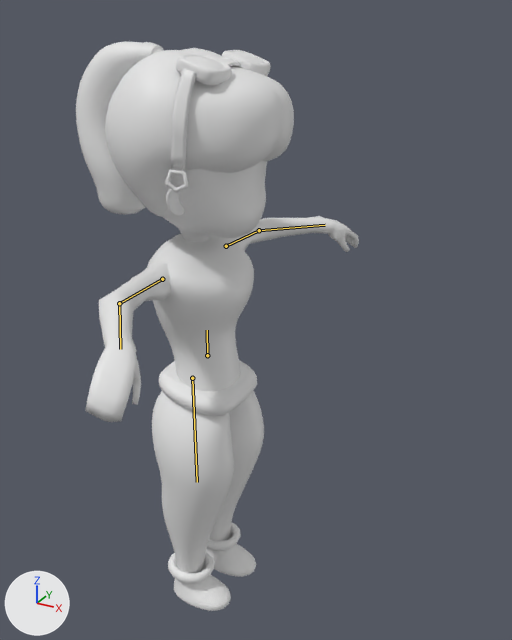
Before and after pictures for a commit that changed the FBX model Assets/WIP/Models/Characters/Abigail/Animations/Abi(Ability).fbx.
Before and after are seen from a 50 mm camera at (10.59, -16.68, 18.55) aimed at (0.9, 0.94, 9.74). The lights are fixed; the arrows at lower left show +X, +Y and +Z. The bones that change are drawn over the model as lines.

Names of what the first picture shows: 'Belt(aBI)', 'Ears(Abi)', 'Goggles', 'Hair(Abi)', 'Hair_P(Abi)', 'Head(Abi)', 'L_Arm', 'L_Leg(Abi)', 'L_Shoe(Abi)', 'R_Arm', 'R_Leg(Abi)', 'R_Shoe(Abi)', 'Torso(Abi)'.
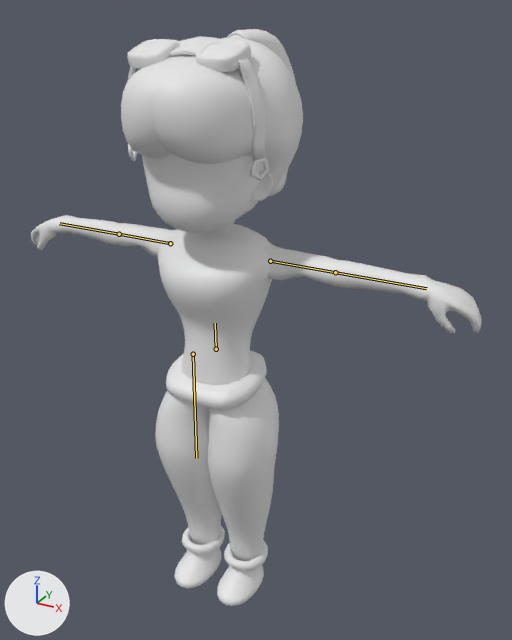
The newer file adds an action. The first version stands in its rest pose; the second is drawn at frame 1 of the action 'Armature|Armature|mixamo.com|Layer0'.

Changed parts and their boxes (x1, y1, x2, y2) in the pictures (512 x 640 px):
```json
{"object": "Hair(Abi)", "change": "posed", "before": [105, 48, 294, 217], "after": [121, 36, 303, 192], "on screen": "8% shorter"}
{"object": "Torso(Abi)", "change": "posed", "before": [147, 234, 254, 392], "after": [158, 224, 272, 385], "on screen": "6% wider"}
{"object": "L_Leg(Abi)", "change": "posed", "before": [152, 391, 234, 573], "after": [155, 390, 222, 545]}
{"object": "R_Leg(Abi)", "change": "posed", "before": [209, 391, 264, 541], "after": [208, 378, 279, 561]}
{"object": "R_Arm", "change": "posed", "before": [85, 262, 172, 422], "after": [31, 215, 179, 257], "on screen": "69% wider, 73% shorter"}
{"object": "Head(Abi)", "change": "posed", "before": [161, 161, 267, 242], "after": [142, 154, 265, 233]}
{"object": "L_Arm", "change": "posed", "before": [231, 216, 359, 252], "after": [263, 244, 481, 334]}
{"object": "Goggles", "change": "posed", "before": [165, 50, 271, 193], "after": [127, 39, 269, 181], "on screen": "34% wider"}
{"object": "Hair_P(Abi)", "change": "posed", "before": [76, 41, 164, 215], "after": [227, 29, 296, 196], "on screen": "21% narrower"}
{"object": "Belt(aBI)", "change": "posed", "before": [159, 360, 257, 416], "after": [166, 351, 267, 410]}
{"object": "R_Shoe(Abi)", "change": "posed", "before": [168, 553, 231, 611], "after": [174, 525, 225, 588], "on screen": "19% narrower, 8% taller"}
{"object": "L_Shoe(Abi)", "change": "posed", "before": [206, 523, 256, 577], "after": [217, 540, 268, 606]}
{"object": "Ears(Abi)", "change": "posed", "before": [166, 186, 184, 216], "after": [253, 171, 273, 201]}
{"bone": "mixamorig:Hips", "before": "(207, 355) to (207, 330)", "after": "(216, 349) to (215, 323)"}
{"bone": "mixamorig:LeftArm", "before": "(226, 246) to (259, 230)", "after": "(270, 261) to (335, 272)"}
{"bone": "mixamorig:LeftForeArm", "before": "(259, 230) to (325, 225)", "after": "(335, 272) to (426, 288)"}
{"bone": "mixamorig:RightArm", "before": "(162, 279) to (119, 303)", "after": "(170, 243) to (119, 234)"}
{"bone": "mixamorig:RightForeArm", "before": "(119, 303) to (120, 349)", "after": "(119, 234) to (59, 223)"}
{"bone": "mixamorig:RightUpLeg", "before": "(192, 378) to (197, 482)", "after": "(193, 354) to (196, 458)"}
```

Edits to the scene script, one JSON object a line:
```json
{"block": "bone_mixamorig_hips", "where": "bone_mixamorig_hips = bpy.data.objects['Armature'].pose.bones['mixamorig:Hips']"}
{"op": "set", "path": "bone_mixamorig_hips.location", "old": "(0.0, 0.0, 0.0)", "new": "(30.0, 30.0, -1.0)"}
{"op": "set", "path": "bone_mixamorig_hips.rotation_quaternion", "old": "(1.0, 0.0, 0.0, 0.0)", "new": "(0.707, 0.0, -0.707, 0.0)", "note": "degrees (0, 0, 0) -> degrees (0, -90, 0)"}
{"block": "bone_mixamorig_leftarm", "where": "bone_mixamorig_leftarm = bpy.data.objects['Armature'].pose.bones['mixamorig:LeftArm']  # child of 'mixamorig:LeftShoulder'"}
{"op": "set", "path": "bone_mixamorig_leftarm.rotation_quaternion", "old": "(1.0, 0.0, 0.0, 0.0)", "new": "(1.0, -0.001, 0.0, -0.024)", "note": "degrees (0, 0, 0) -> degrees (0, 0, -3)"}
{"block": "bone_mixamorig_leftforearm", "where": "bone_mixamorig_leftforearm = bpy.data.objects['Armature'].pose.bones['mixamorig:LeftForeArm']  # child of 'mixamorig:LeftArm'"}
{"op": "set", "path": "bone_mixamorig_leftforearm.rotation_quaternion", "old": "(1.0, 0.0, 0.0, 0.0)", "new": "(0.95, 0.0, 0.0, -0.314)", "note": "degrees (0, 0, 0) -> degrees (0, 0, -37)"}
{"block": "bone_mixamorig_rightarm", "where": "bone_mixamorig_rightarm = bpy.data.objects['Armature'].pose.bones['mixamorig:RightArm']  # child of 'mixamorig:RightShoulder'"}
{"op": "set", "path": "bone_mixamorig_rightarm.rotation_quaternion", "old": "(1.0, 0.0, 0.0, 0.0)", "new": "(1.0, -0.001, 0.0, 0.024)", "note": "degrees (0, 0, 0) -> degrees (0, 0, 3)"}
{"block": "bone_mixamorig_rightforearm", "where": "bone_mixamorig_rightforearm = bpy.data.objects['Armature'].pose.bones['mixamorig:RightForeArm']  # child of 'mixamorig:RightArm'"}
{"op": "set", "path": "bone_mixamorig_rightforearm.rotation_quaternion", "old": "(1.0, 0.0, 0.0, 0.0)", "new": "(0.95, 0.0, 0.0, 0.312)", "note": "degrees (0, 0, 0) -> degrees (0, 0, 36)"}
{"block": "bone_mixamorig_rightupleg", "where": "bone_mixamorig_rightupleg = bpy.data.objects['Armature'].pose.bones['mixamorig:RightUpLeg']  # child of 'mixamorig:Hips'"}
{"op": "set", "path": "bone_mixamorig_rightupleg.rotation_quaternion", "old": "(1.0, 0.0, 0.0, 0.0)", "new": "(1.0, -0.002, 0.0, 0.01)", "note": "degrees (0, 0, 0) -> degrees (0, 0, 1)"}
```
